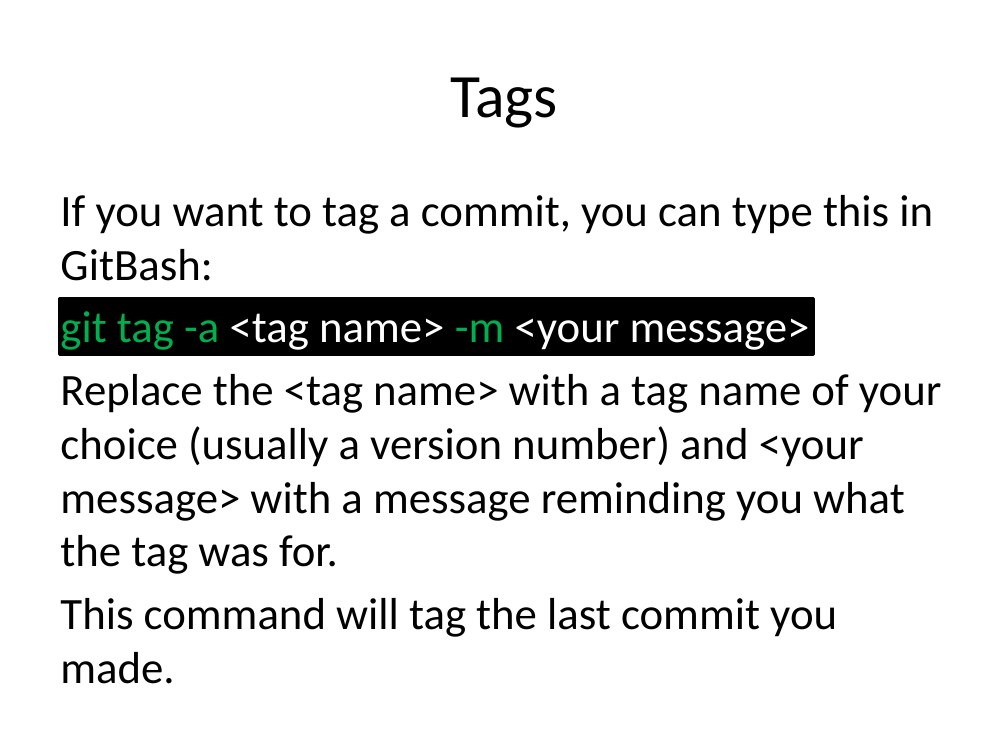
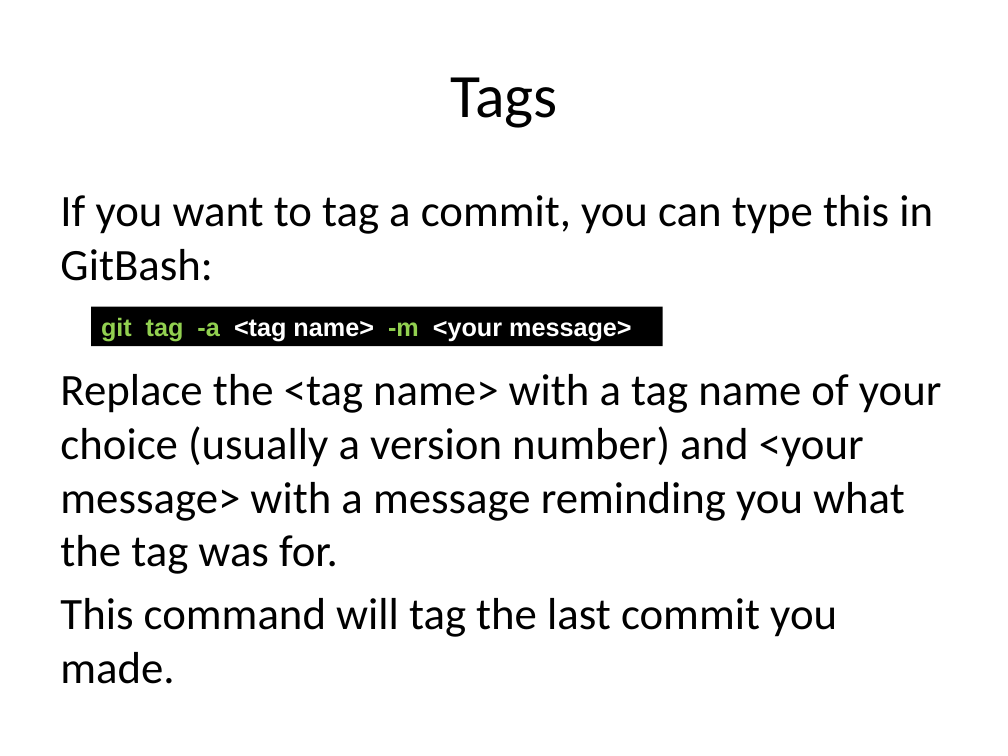
Before and after one commit to JaceTan/programming-notes, a slide deck: slide 3 of Tags and Versioning.pptx. Drawn at 1008x756 pixels with LibreOffice and Linux fonts; fonts in the diff are those of the drawing. Boxes give left, top, right and bottom in pixels: in the first picture for what was removed or moved away, otherwise in the second. Text is boxed around its words. In the diff, an @@ line names an element or a change of style, - is before the commit and + after.

Commit message:
updated Tags and Versioning and fixed typo in Table of Scenarios

```diff
--- a/Tags and Versioning.pptx
+++ b/Tags and Versioning.pptx
@@ rectangle removed at (59, 298, 813, 354) @@
@@ text at (60, 311, 810, 350): paragraph removed @@
-git tag -a <tag name> -m <your message>
@@ rectangle added at (92, 306, 663, 346), fill #000000, 18 pt, text #FFFFFF, bold @@
+git tag -a <tag name> -m <your message>
```
Also in this commit, not shown: 2 slides added, 1 other file.
